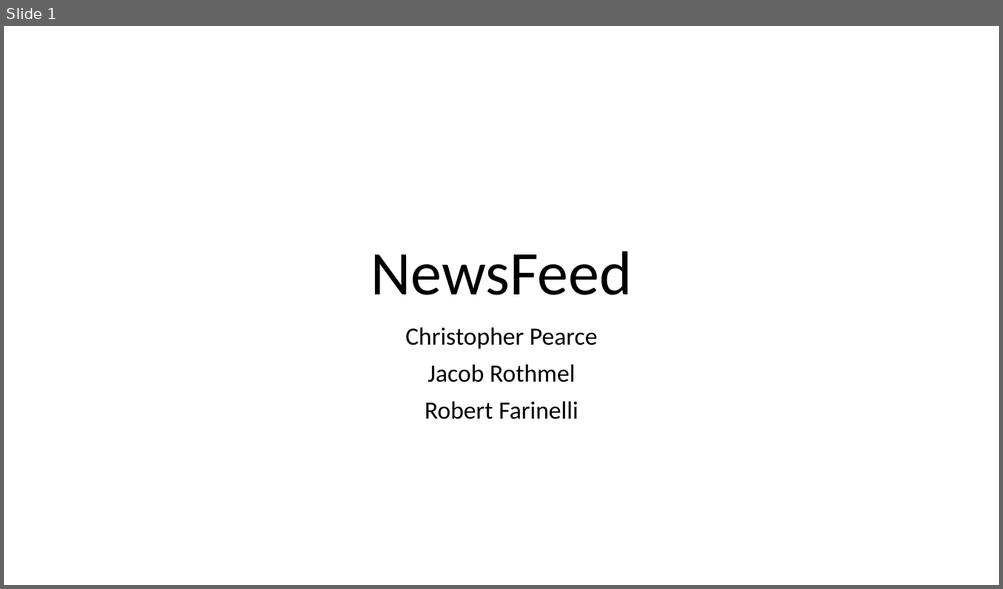
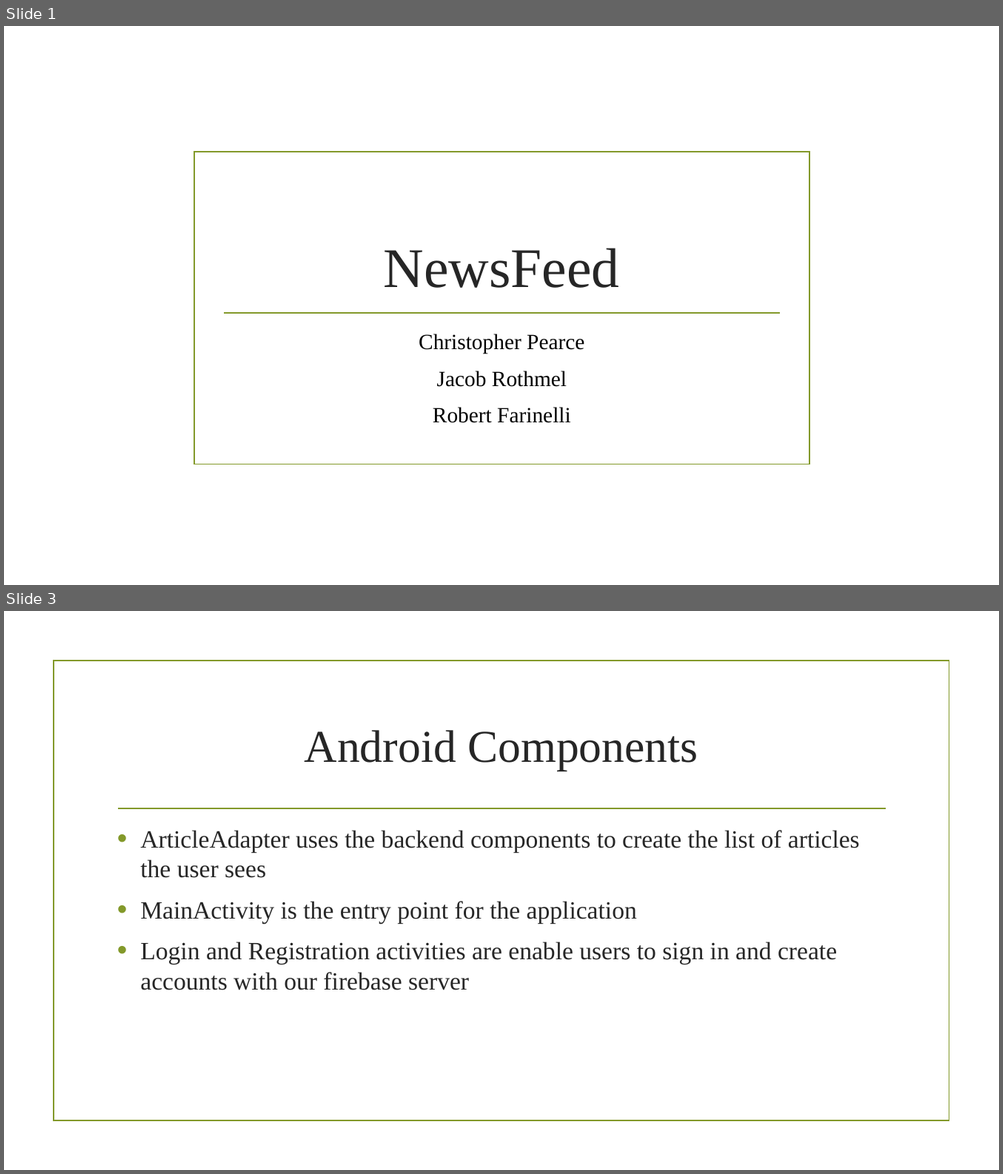
Before and after one commit to cp0153/NewsFeed, a slide deck: final/Final_presentation.pptx. Shown one above the other, each under a label of ours: slide 1 before the commit, slides 1 and 3 after it; the slides between them are not shown. The pictures are 1003x589 and 1003x1174 pixels, drawn with LibreOffice and Linux fonts; fonts in the diff are those of the drawing; background and template pictures are left out. Boxes give left, top, right and bottom in pixels: in the first picture for what was removed or moved away, otherwise in the second. Text is boxed around its words. In the diff, an @@ line names an element or a change of style, - is before the commit and + after.

```diff
--- a/final/Final_presentation.pptx
+++ b/final/Final_presentation.pptx
@@ slide 3 added at box(4, 611, 999, 1170), background picture (left out) @@
@@ rectangle added at box(54, 661, 948, 1122), outline #83992A 1.25 pt @@
@@ title added at box(304, 730, 697, 771), 44 pt, text #262626 @@
+Android Components
@@ line added from (118, 809) to (885, 809), #83992A 1.25 pt @@
@@ text added at box(140, 830, 859, 991), 24 pt, text #262626 @@
+• ArticleAdapter uses the backend components to create the list of articles the user sees
+• MainActivity is the entry point for the application
+• Login and Registration activities are enable users to sign in and create accounts with our firebase server
@@ slide 1 changed as well @@
@@ rectangle added at box(194, 152, 810, 465), outline #83992A 1.25 pt @@
@@ title "NewsFeed": place and size @@
-title "NewsFeed" at box(371, 251, 632, 295)
+title "NewsFeed" at box(384, 248, 620, 288)
@@ title "NewsFeed" at box(384, 248, 620, 288): size 60 to 54 pt, font Calibri to Times New Roman, text colour #000000 to #262626; line spacing 0.9 to 1 @@
@@ line added from (223, 313) to (780, 313), #83992A 1.25 pt @@
@@ subtitle "Christopher Pearce": place and size @@
-subtitle "Christopher Pearce" at box(405, 327, 597, 420)
+subtitle "Christopher Pearce" at box(418, 334, 584, 423)
@@ subtitle "Christopher Pearce" at box(418, 334, 584, 423): size 24 to 21 pt, font Calibri to Times New Roman; line spacing 0.9 to 1 @@
```
Also in this commit, not shown: 6 other slides added, 1 slide removed, 3 other files.
